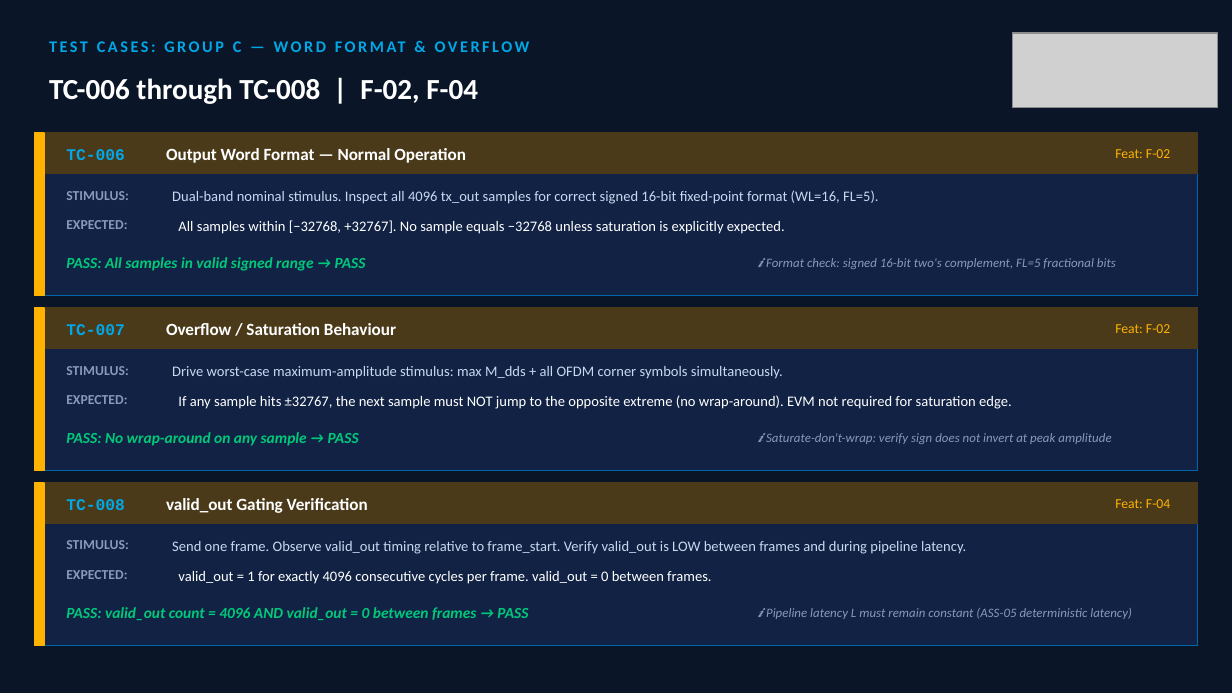
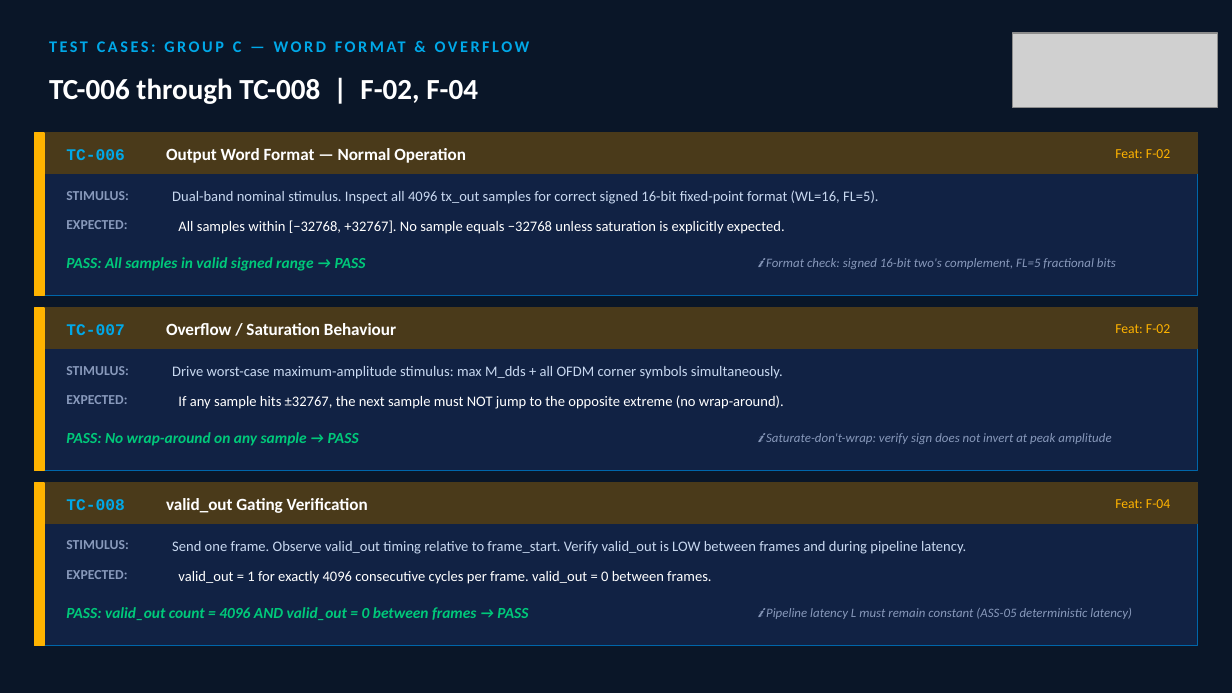
Before and after one commit to MohamedHussein27/DDS_for_5G-6G_Cellular_Network_Calibration_and_Ranging, a slide deck: slide 10 of Verification/Presenations/TX_Path_Verification_Plan.pptx. Drawn at 1232x693 pixels with LibreOffice and Linux fonts; fonts in the diff are those of the drawing; grey boxes stand for pictures. Boxes give left, top, right and bottom in pixels: in the first picture for what was removed or moved away, otherwise in the second. Text is boxed around its words. In the diff, an @@ line names an element or a change of style, - is before the commit and + after.

Commit message:
final edit

```diff
--- a/Verification/Presenations/TX_Path_Verification_Plan.pptx
+++ b/Verification/Presenations/TX_Path_Verification_Plan.pptx
@@ text at bbox=[178, 395, 784, 409]: text changed @@
-If any sample hits ±32767, the next sample must NOT jump to the opposite extreme (no wrap-around). EVM not required for saturation edge.
+If any sample hits ±32767, the next sample must NOT jump to the opposite extreme (no wrap-around).
```
